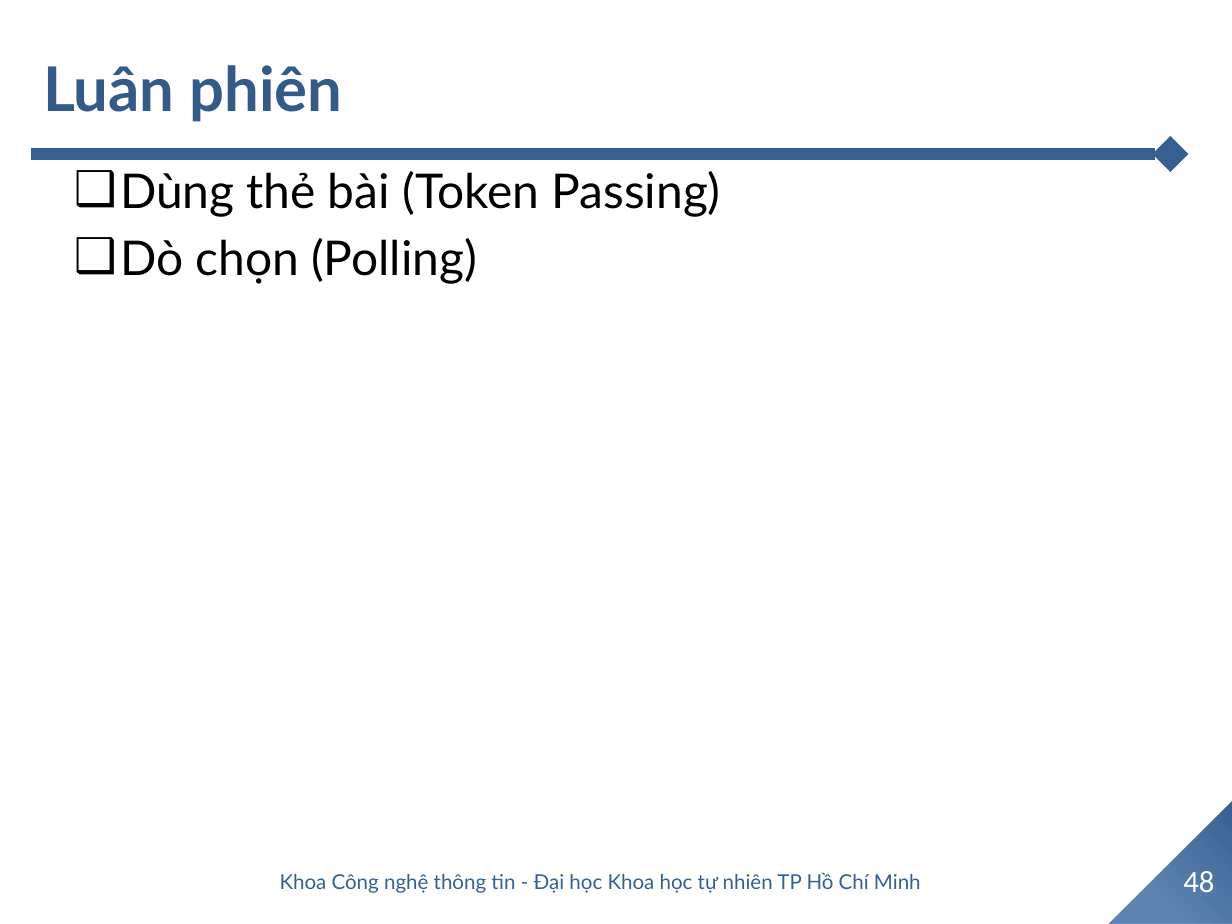
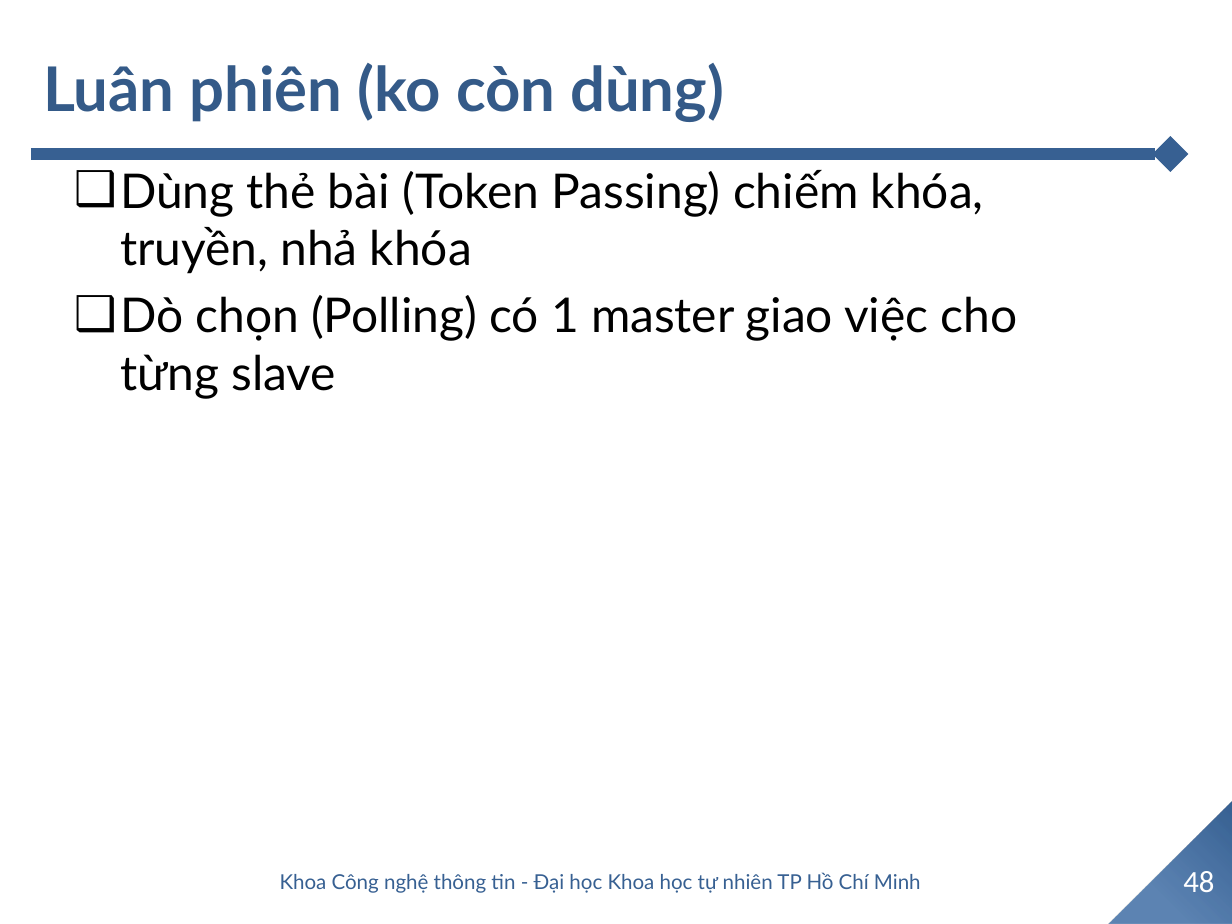
Before and after one commit to TommyandTina/Linux-Lab, a slide deck: slide 48 of APR-2024/0404/06a. Link layer.pptx. Drawn at 1232x924 pixels with LibreOffice and Linux fonts; fonts in the diff are those of the drawing; background and template pictures are left out. Boxes give left, top, right and bottom in pixels: in the first picture for what was removed or moved away, otherwise in the second. Text is boxed around its words. In the diff, an @@ line names an element or a change of style, - is before the commit and + after.

```diff
--- a/APR-2024/0404/06a. Link layer.pptx
+++ b/APR-2024/0404/06a. Link layer.pptx
@@ title at (x1=43, y1=63, x2=724, y2=122): text changed @@
-Luân phiên
+Luân phiên (ko còn dùng)
@@ text at (x1=120, y1=170, x2=1018, y2=399): text changed @@
-❑ Dùng thẻ bài (Token Passing)
-❑ Dò chọn (Polling)
+❑ Dùng thẻ bài (Token Passing) chiếm khóa, truyền, nhả khóa
+❑ Dò chọn (Polling) có 1 master giao việc cho từng slave
```
Also in this commit, not shown: 34 other slides changed, 26 other files.
